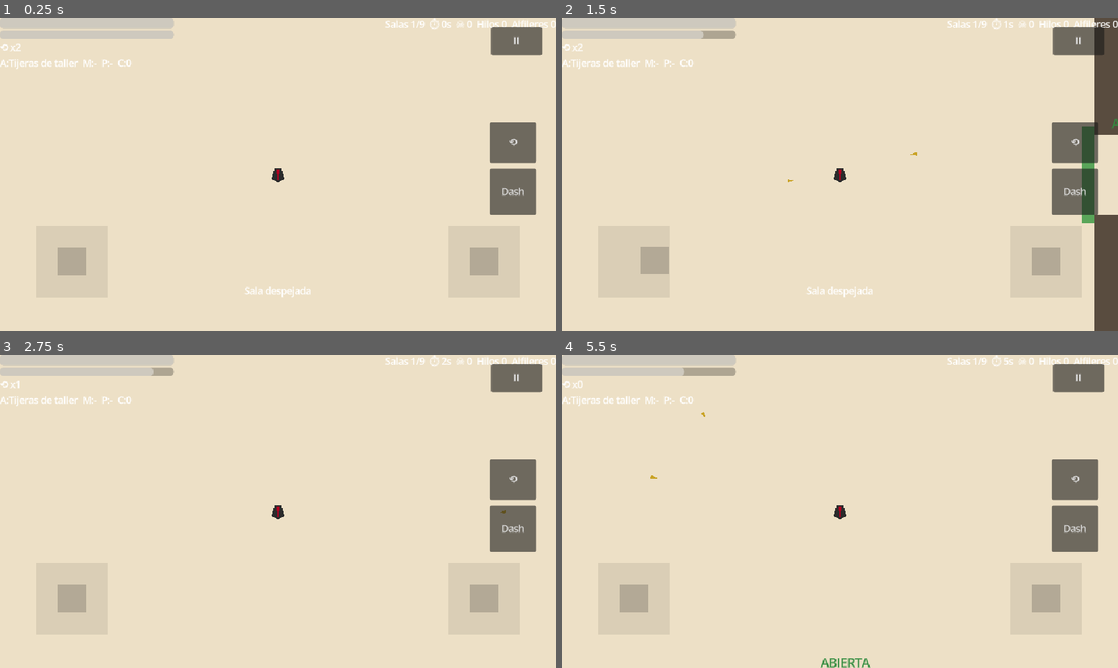
Above: before the commit, frames 1-4 (two rows, left to right).
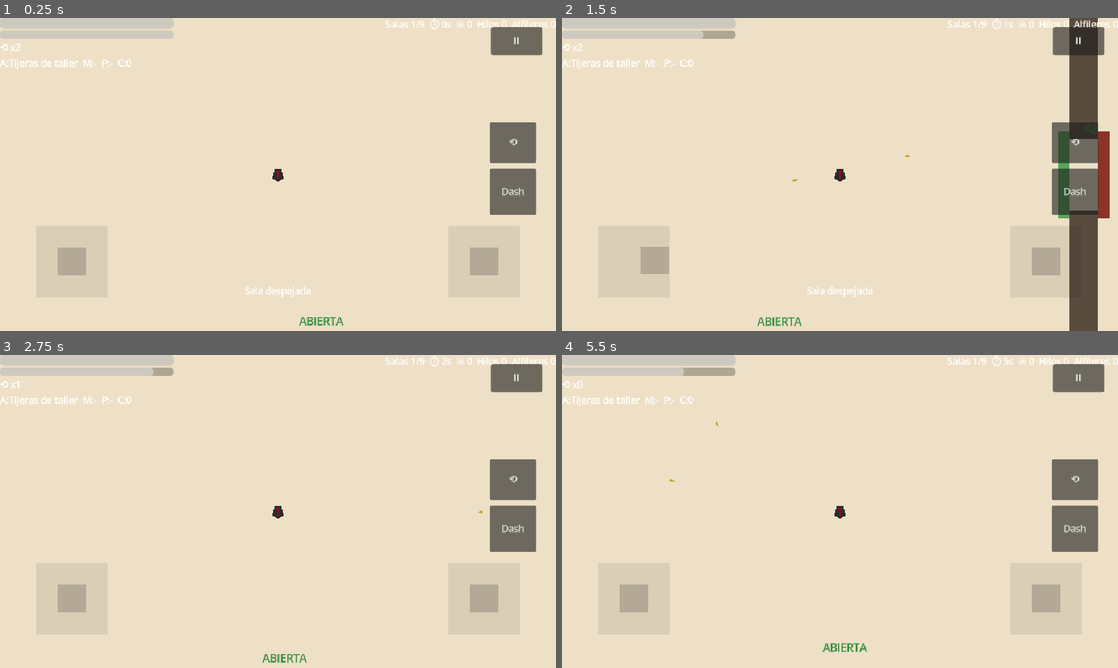
Above: after the commit, the same moments.

Repository: alex0593/Cuerda_y_Tijeras
Game: Godot game, scene res://gameplay/main/game.tscn
The game is run twice, just before and just after one commit, with the same random seed, the same clock (stepped at 60 frames per second) and the same inputs.
Inputs (mouse positions are in pixels of both pictures, inside the frame that each line leads up to):
- Up to frame 1 (0.25 s): no input
- Up to frame 2 (1.5 s): tap Enter at 0.5 s; move the mouse to (962, 158) at 0.52 s; hold D (move_right) 0.53-1.25 s; tap Space (dash) at 0.6 s; click (962, 158) at 0.67 s; drag from (728, 190) to (1101, 174) at 1.27 s
- Up to frame 3 (2.75 s): move the mouse to (333, 442) at 2.02 s; hold D (move_right) from 2.03 s (still down); tap Q (rewind) at 2.1 s
- Up to frame 4 (5.5 s): release D (move_right) at 2.75 s; drag from (812, 574) to (673, 464) at 2.77 s; move the mouse to (1006, 558) at 3.52 s; hold A (move_left) 3.53-4.25 s; tap Space (dash) at 3.6 s; drag from (673, 464) to (773, 376) at 4.27 s; move the mouse to (867, 511) at 5.02 s; hold S (move_down) from 5.03 s (still down); tap Q (rewind) at 5.1 s; click (867, 511) at 5.17 s

The runs differ from the first frame. In frame 1, 0.2% of the frame differs, in the area x 48-62%, y 48-99%; in frame 2, 7.9%, in the area x 35-100%, y 0-100%; in frame 3, 0.2%; in frame 4, 0.3%.

Commit message:
cámara un 10% más lejos y herramienta de captura
A petición del playtest: con el encuadre anterior la jugadora se leía
demasiado justa en el móvil. El alejamiento va como factor sobre el zoom ya
calculado, no como un número nuevo, así que da igual la proporción de
pantalla: es el mismo 10% en cualquier dispositivo.

Medido a 2412x1080: zoom 0,694 (antes 0,772), la cámara ve 1464x778 de una
sala de 1728x972 y la jugadora ocupa el 4,6% del alto (antes 5,1%).

tools/screenshot.gd: captura el juego en la laptop para comprobar encuadre
e interfaz sin instalar en el móvil, que es lo que faltaba cuando el
teléfono se desconectó a mitad de la revisión del encuadre. Acepta --out,
--seed y --room (start, combat, item) e imprime los números del encuadre,
que es lo que hay que mirar para saber si algo se ha movido.

Diff:
--- a/gameplay/main/game.gd
+++ b/gameplay/main/game.gd
@@ -107,11 +107,15 @@
 
 # Encuadre de la cámara. La sala es más grande que el viewport, así que la
 # cámara puede centrarla; el encuadre se calcula para que la jugadora se vea con
-# tamaño y para que sobre sitio en los dos ejes. Sin esto, en un móvil
-# panorámico (stretch=expand deja el viewport en 960x430) la jugadora acababa
-# pegada al borde de la pantalla al acercarse a un muro.
+# tamaño y para que sobre sitio en los dos ejes. Sin margen, en un móvil la
+# jugadora acababa pegada al borde de la pantalla al acercarse a un muro.
 #   1.0 = se ve la sala entera; mayor que 1 = más cerca.
 const CAMERA_FILL := 0.72
+# Diez por ciento más lejos de la jugadora, a petición del playtest del 28-09:
+# con el encuadre anterior se leía demasiado justa en el móvil. Se aplica como
+# un factor sobre el zoom ya calculado, así que da igual la proporción de
+# pantalla: el alejamiento es siempre el mismo.
+const CAMERA_DISTANCE := 0.9
 
 func _fit_camera(room_size: Vector2) -> void:
 	var view: Vector2 = get_viewport_rect().size
@@ -123,7 +127,7 @@
 	# 1.0 evita alejarse más de la cuenta en pantallas cuadradas.
 	var zoom_x: float = view.x / (room_size.x * CAMERA_FILL)
 	var zoom_y: float = view.y / (room_size.y * CAMERA_FILL)
-	var zoom: float = minf(minf(zoom_x, zoom_y), 1.0)
+	var zoom: float = minf(minf(zoom_x, zoom_y), 1.0) * CAMERA_DISTANCE
 	camera.zoom = Vector2(zoom, zoom)
 
 func _spawn_player() -> void:
--- /dev/null
+++ b/tools/screenshot.gd
@@ -0,0 +1,110 @@
+# Captura del juego en la laptop, para verificar el encuadre y la interfaz sin
+# instalar en el móvil. Necesita display: en headless el viewport no devuelve
+# textura.
+#
+#   godot --path . --resolution 2412x1080 --script tools/screenshot.gd -- --out /tmp/juego.png
+#   godot --path . --resolution 2412x1080 --script tools/screenshot.gd -- --room combat --seed 7919
+#
+# --room start   la sala de inicio, donde aparece la jugadora (por defecto)
+#       combat   una sala de combate con enemigos despiertos
+#       item     lo mismo, con una bobina de reparación y la vida a 1
+# --out  ruta del PNG; por defecto user://screenshot.png
+extends SceneTree
+
+func _init() -> void:
+	call_deferred("_run")
+
+func _run() -> void:
+	var args := _args()
+	var out := String(args.get("out", "user://screenshot.png"))
+	var run_seed := int(args.get("seed", 4242))
+	var room_kind := String(args.get("room", "start"))
+
+	var scene = load("res://gameplay/main/game.tscn").instantiate()
+	root.add_child(scene)
+	await process_frame
+	scene.call("_start_new_run", run_seed)
+	for i in 45:
+		await process_frame
+	var touch = get_first_node_in_group("touch") as CanvasLayer
+	if touch != null:
+		touch.visible = true
+	match room_kind:
+		"combat", "item":
+			_enter_active_room(scene)
+			if room_kind == "item":
+				_prepare_item(scene)
+	await create_timer(0.4).timeout
+	_report(scene)
+	var image: Image = root.get_texture().get_image()
+	if image == null:
+		push_error("sin textura: hace falta un display, no headless")
+		quit(1)
+		return
+	var err := image.save_png(out)
+	if err != OK:
+		push_error("no se pudo guardar en %s (código %d)" % [out, err])
+		quit(1)
+		return
+	print("captura guardada en ", ProjectSettings.globalize_path(out))
+	quit(0)
+
+# Despierta la primera sala con contenido, la activa y deja dentro a la jugadora.
+func _enter_active_room(scene: Node) -> void:
+	var state = root.get_node_or_null("GameState")
+	var player = scene.get("player")
+	for cell in (scene.get("rooms") as Dictionary):
+		var room = (scene.get("rooms") as Dictionary)[cell]
+		if String(room.get("kind")) == "start":
+			continue
+		room.call("activate")
+		scene.call("_populate_room", room)
+		player.global_position = room.global_position + Vector2(480.0 * room.scale.x, 270.0 * room.scale.y)
+		return
+	state  # el estado solo se usa para dejar la firma explícita
+
+# Deja a la jugadora con vida baja y una bobina, para ver el botón de consumible.
+func _prepare_item(scene: Node) -> void:
+	var state = root.get_node_or_null("GameState")
+	state.life = 1.0
+	state.add_item("repair_coil")
+	for i in 3:
+		await process_frame
+
+# Los números del encuadre: si esto cambia, el encuadre ha cambiado.
+func _report(scene: Node) -> void:
+	var cam = scene.get("camera")
+	var view: Vector2 = scene.get_viewport_rect().size
+	var room_size: Vector2 = scene.flow.get("room_size", Vector2.ZERO)
+	var visible: Vector2 = view / cam.zoom
+	var player = scene.get("player")
+	var on_screen: Vector2 = (player.global_position - cam.get_screen_center_position()) * cam.zoom + view * 0.5
+	print("viewport=%s zoom=%.3f visible=%s" % [str(view.round()), cam.zoom.x, str(visible.round())])
+	print("sala=%s margen_h=%d margen_v=%d" % [
+		str(room_size.round()), int(room_size.x - visible.x), int(room_size.y - visible.y)
+	])
+	print("jugadora=%s en_pantalla=%s de %s" % [str(player.global_position.round()), str(on_screen.round()), str(view.round())])
+	print("la jugadora ocupa el %.1f%% del alto de la pantalla" % (36.0 * cam.zoom.y / view.y * 100.0))
+	var touch = get_first_node_in_group("touch") as CanvasLayer
+	if touch != null:
+		var btn = touch.get_node_or_null("UseItem") as Button
+		if btn != null:
+			print("boton de consumible: visible=%s texto=%s deshabilitado=%s" % [btn.visible, btn.text, btn.disabled])
+
+func _args() -> Dictionary:
+	var out := {}
+	var argv := OS.get_cmdline_user_args()
+	var i := 0
+	while i < argv.size():
+		var token := String(argv[i])
+		if token.begins_with("--"):
+			var key := token.trim_prefix("--")
+			if i + 1 < argv.size() and not String(argv[i + 1]).begins_with("--"):
+				out[key] = argv[i + 1]
+				i += 2
+			else:
+				out[key] = true
+				i += 1
+		else:
+			i += 1
+	return out
Not shown, added: tools/screenshot.gd.uid
